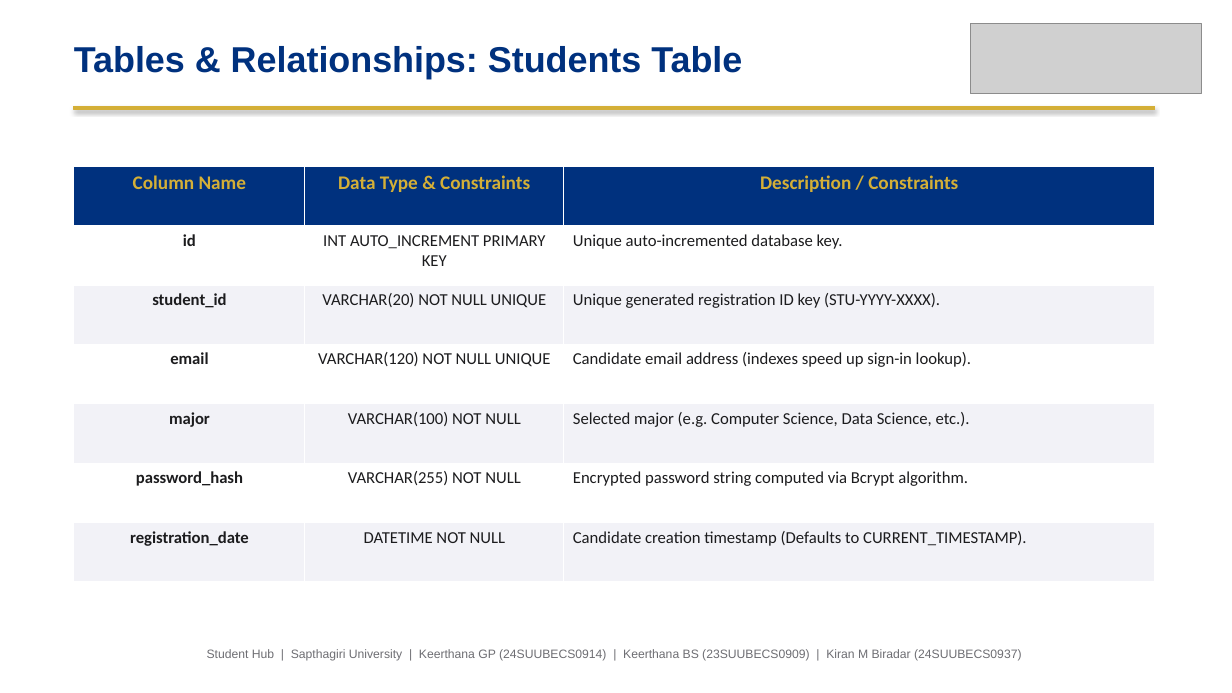
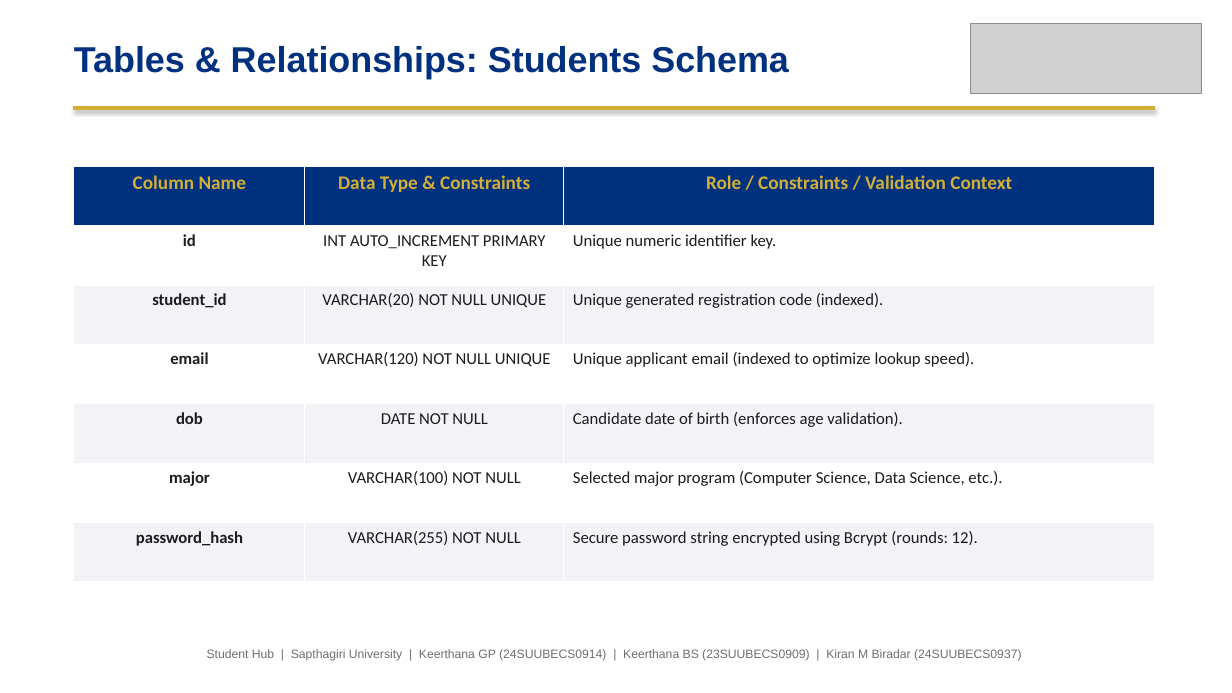
Before and after one commit to kirancodes-dev/Student-Registration, a slide deck: slide 6 of Student_Registration_Presentation.pptx. Drawn at 1232x693 pixels with LibreOffice and Linux fonts; fonts in the diff are those of the drawing; grey boxes stand for pictures. Boxes give left, top, right and bottom in pixels: in the first picture for what was removed or moved away, otherwise in the second. Text is boxed around its words. In the diff, an @@ line names an element or a change of style, - is before the commit and + after.

Commit message:
feat: compile and update 19-slide standard presentation for Student Hub

```diff
--- a/Student_Registration_Presentation.pptx
+++ b/Student_Registration_Presentation.pptx
@@ text at bbox=[74, 46, 789, 79]: text changed @@
-Tables & Relationships: Students Table
+Tables & Relationships: Students Schema
@@ table at bbox=[74, 166, 1155, 582] @@
-row 1, column 3: Description / Constraints
+row 1, column 3: Role / Constraints / Validation Context
-row 2, column 3: Unique auto-incremented database key.
+row 2, column 3: Unique numeric identifier key.
-row 3, column 3: Unique generated registration ID key (STU-YYYY-XXXX).
+row 3, column 3: Unique generated registration code (indexed).
-row 4, column 3: Candidate email address (indexes speed up sign-in lookup).
+row 4, column 3: Unique applicant email (indexed to optimize lookup speed).
-row 5: major | VARCHAR(100) NOT NULL | Selected major (e.g. Computer Science, Data Science, etc.).
+row 5: dob | DATE NOT NULL | Candidate date of birth (enforces age validation).
-row 6: password_hash | VARCHAR(255) NOT NULL | Encrypted password string computed via Bcrypt algorithm.
+row 6: major | VARCHAR(100) NOT NULL | Selected major program (Computer Science, Data Science, etc.).
-row 7: registration_date | DATETIME NOT NULL | Candidate creation timestamp (Defaults to CURRENT_TIMESTAMP).
+row 7: password_hash | VARCHAR(255) NOT NULL | Secure password string encrypted using Bcrypt (rounds: 12).
```
Also in this commit, not shown: 17 other slides changed, 1 other file.
